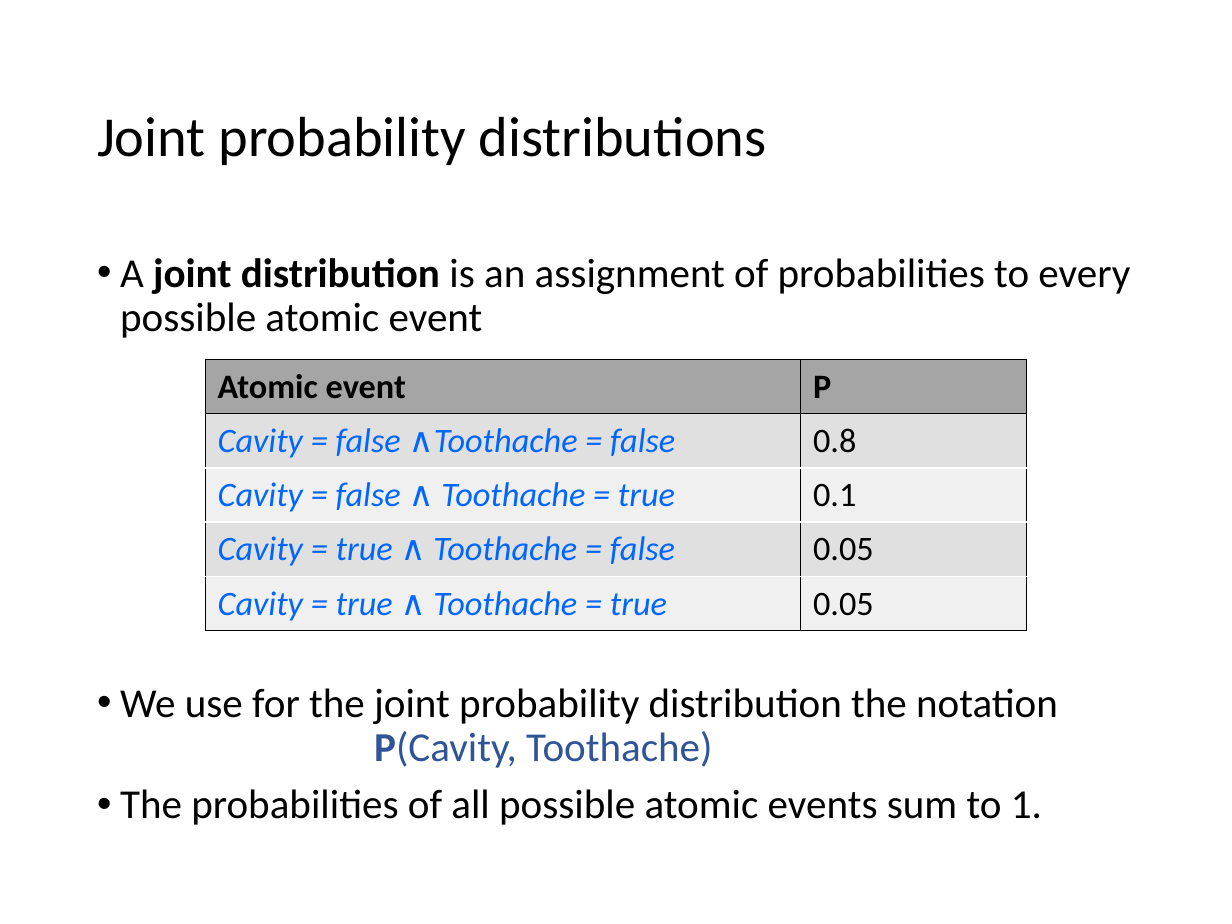
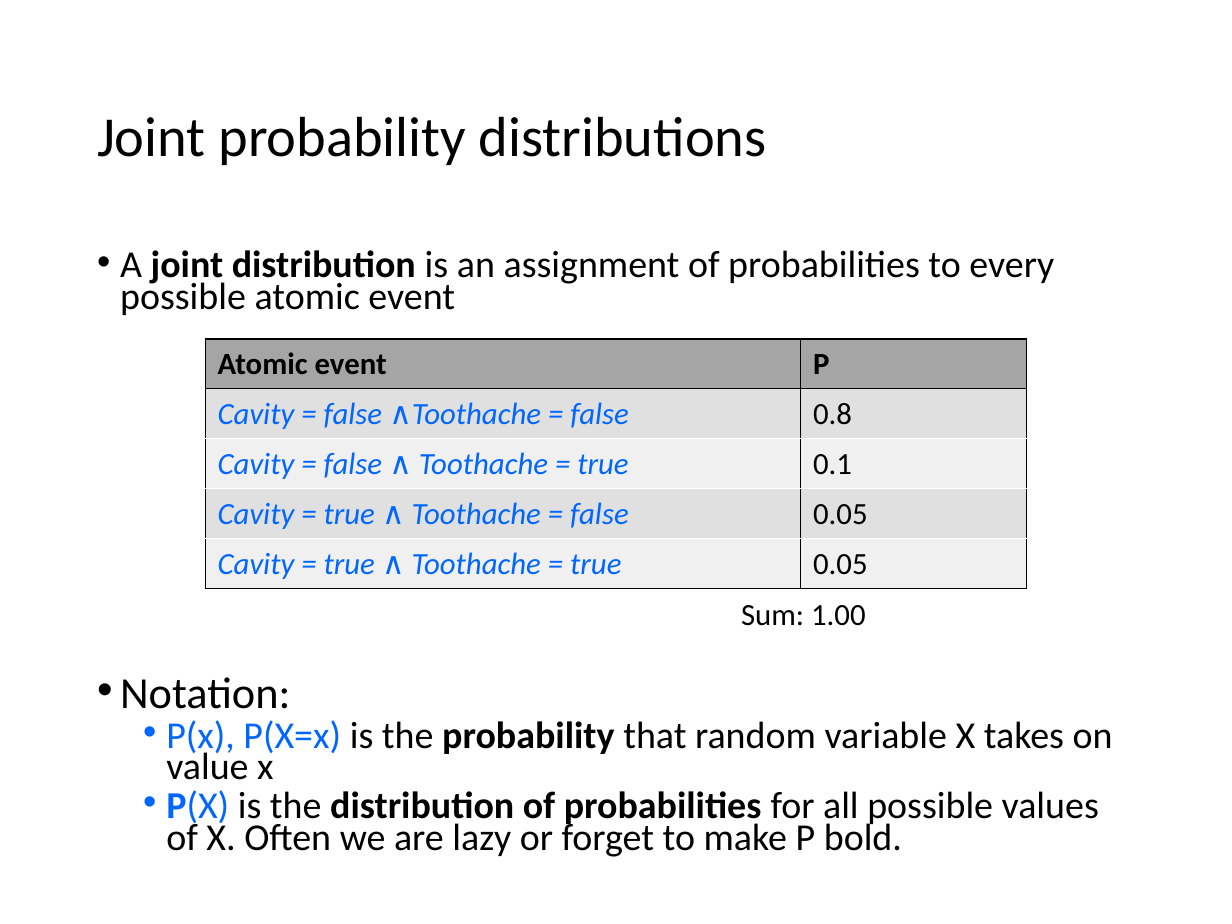
Before and after one commit to mhahsler/CS7320-AI, a slide deck: slide 11 of slides/12_uncertainty.pptx (slide 13 before the commit). Drawn at 1232x924 pixels with LibreOffice and Linux fonts; fonts in the diff are those of the drawing. Boxes give left, top, right and bottom in pixels: in the first picture for what was removed or moved away, otherwise in the second. Text is boxed around its words. In the diff, an @@ line names an element or a change of style, - is before the commit and + after.

Commit message:
removed some slides.

```diff
--- a/slides/12_uncertainty.pptx
+++ b/slides/12_uncertainty.pptx
@@ text at box(120, 250, 1054, 315): size 24 to 22.2 pt in "A joint distribution is an assignment of ..."; line spacing 0.9 to 0.7 @@
@@ table at box(206, 339, 1026, 589) @@
@@ size 20 to 18 pt @@
@@ table: place and size @@
-table at box(206, 360, 1026, 627)
+table at box(206, 339, 1026, 589)
@@ text added at box(741, 605, 866, 626), 18 pt, text #000000 @@
+Sum: 1.00
@@ text at box(120, 677, 1113, 857): text changed; size 24 to 22.2 pt @@
-• We use for the joint probability distribution the notation
-  P(Cavity, Toothache)
-• The probabilities of all possible atomic events sum to 1.
+• Notation:
+  • P(x), P(X=x) is the probability that random variable X takes on value x
+  • P(X) is the distribution of probabilities for all possible values of X. Often we are lazy or forget to make P bold.
```
Also in this commit, not shown: 16 other slides changed, 5 slides removed, 1 other file.
